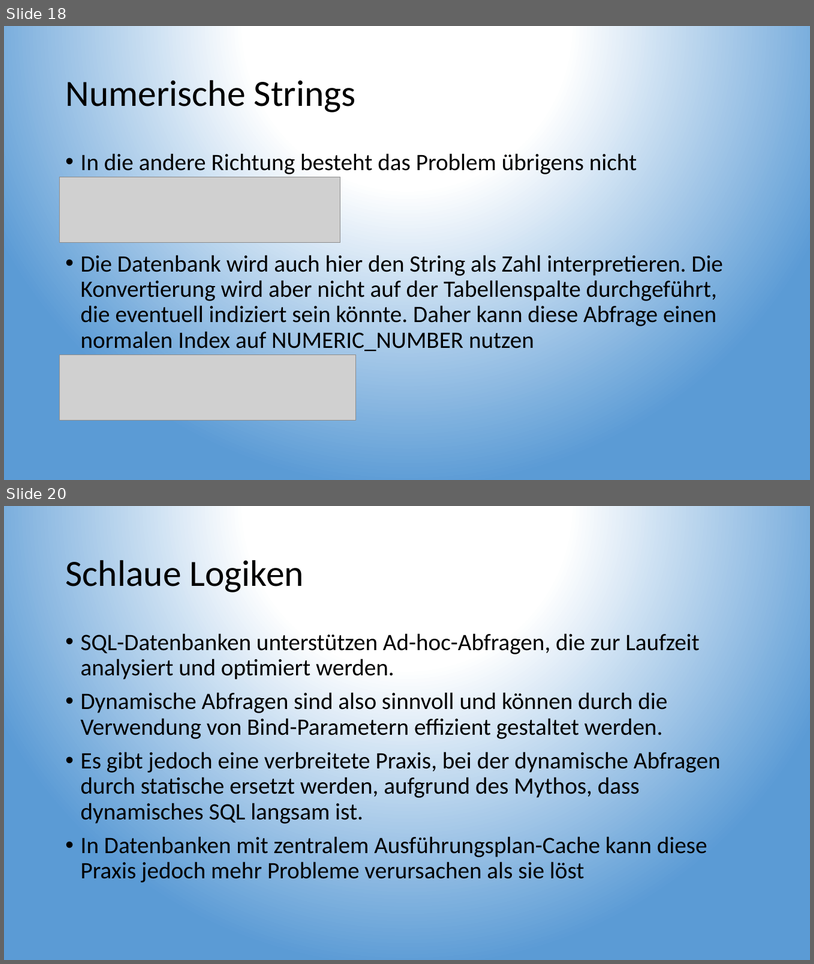
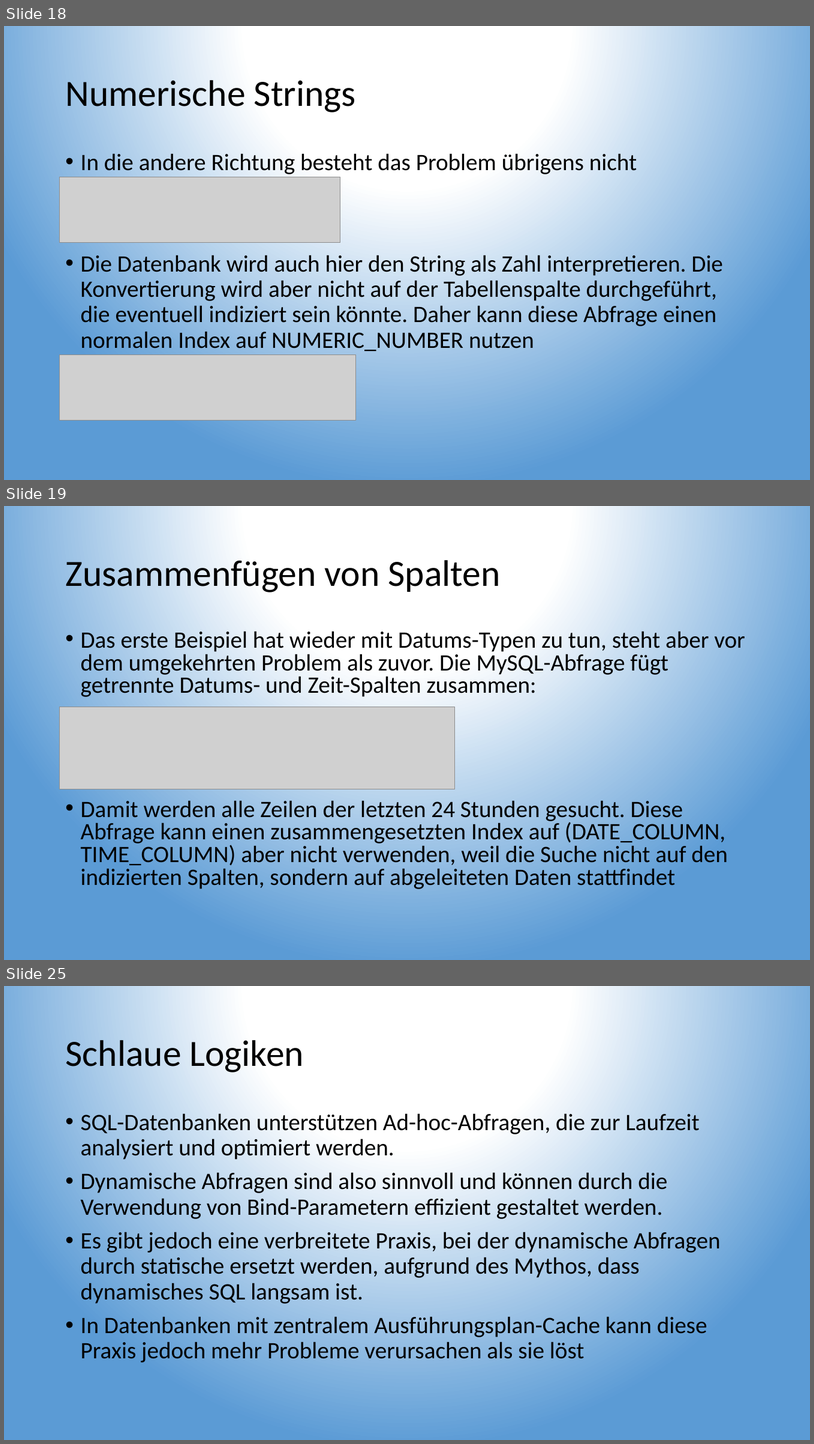
Before and after one commit to TobiaszMylak/DBI-Pr-sentation, a slide deck: DBI Präsentation Gruppe 2 - Ganzes Thema.pptx. Shown one above the other, each under a label of ours: slides 18 and 20 before the commit, slides 18, 19 and 25 after it; the slides between them are not shown. The pictures are 814x964 and 814x1444 pixels, drawn with LibreOffice and Linux fonts; fonts in the diff are those of the drawing; grey boxes stand for pictures. Boxes give left, top, right and bottom in pixels: in the first picture for what was removed or moved away, otherwise in the second. Text is boxed around its words. In the diff, an @@ line names an element or a change of style, - is before the commit and + after.

```diff
--- a/DBI Präsentation Gruppe 2 - Ganzes Thema.pptx
+++ b/DBI Präsentation Gruppe 2 - Ganzes Thema.pptx
@@ slide 19 added at (4,506,810,960), background gradient #FFFFFF to #5B9BD5 @@
@@ title added at (65,555,501,595), 44 pt, text #000000 @@
+Zusammenfügen von Spalten
@@ text added at (81,631,746,889), 28 pt, text #000000 @@
+• Das erste Beispiel hat wieder mit Datums-Typen zu tun, steht aber vor dem umgekehrten Problem als zuvor. Die MySQL-Abfrage fügt getrennte Datums- und Zeit-Spalten zusammen:
+• Damit werden alle Zeilen der letzten 24 Stunden gesucht. Diese Abfrage kann einen zusammengesetzten Index auf (DATE_COLUMN, TIME_COLUMN) aber nicht verwenden, weil die Suche nicht auf den indizierten Spalten, sondern auf abgeleiteten Daten stattfindet
@@ picture added at (60,707,455,789) @@
@@ what was slide 20 is now slide 25 @@
```
Also in this commit, not shown: 5 other slides added, 2 slides removed.
